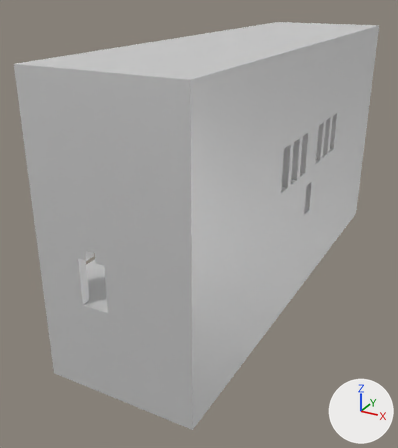
Before and after pictures for a commit that changed the COLLADA model Main Build/Art/3D/Challenge Room Past.dae.
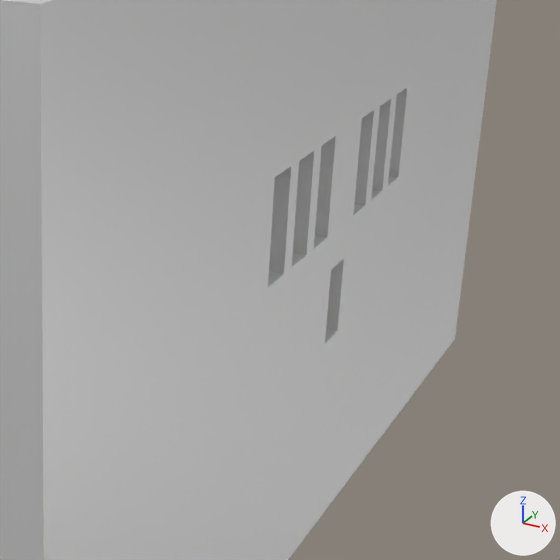
Old and new are each drawn whole from a 50 mm lens placed at (14.8, -32.2, 19.1), pointed at (-1.1, -3.3, 4.7) and again close up on the part from 44% to 100% of the width and 17% to 67% of the height. The axes (+X, +Y, +Z) are drawn at lower right. The lights are the same throughout.

Objects in the first close-up: 'Building.001'.
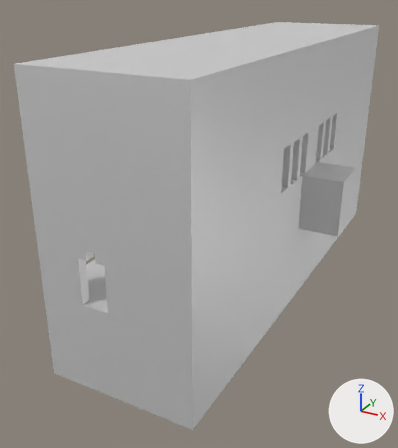
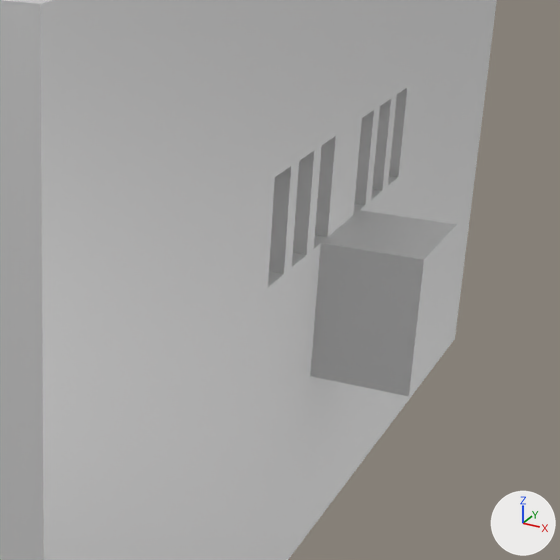
Commit message: Progress on Challenge Room

Where the change shows, as pixel boxes (x1, y1, x2, y2) in the close-ups (560 x 560 px):
'Side Office', added
    after: (310, 210, 457, 396)
part 1 of me_cube_001, cut back
    before: (318, 234, 352, 351)

The change, as a diff of the scene's bpy script:
```diff
--- a/Main Build/Art/3D/Challenge Room Past.dae.py
+++ b/Main Build/Art/3D/Challenge Room Past.dae.py
@@ me_cube_001 @@
 # used by ob_building_001; location = (0.0, 0.0, 0.0)
-me_cube_001.from_pydata(...)  # 10035 vertices, 19797 faces; spans x -3.5..5.0, y -15.0..15.0, z 0.0..16.0
+me_cube_001.from_pydata(...)  # 10052 vertices, 19835 faces; spans x -3.5..5.0, y -15.0..15.0, z 0.0..16.0
+# me_cube_001 part 1
+# 18 vertices are removed from x 4.5..5.0, y -0.5..0.5, z 6.0..7.5
+# 68 faces are deleted
+# 24 new faces join them, mat_tile_set_2 (white #e7e7e7)
 me_cube_001.materials.append(mat_tile_set_2_001)
@@ me_cube_002 @@
+me_cube_002.from_pydata(...)  # 288 vertices, 572 faces; spans x 5.0..7.5, y -1.5..1.5, z 5.0..8.5
+me_cube_002.materials.append(mat_tile_set_2)  # white #e7e7e7
@@ ob_side_office @@
+ob_side_office = bpy.data.objects.new('Side Office', me_cube_002)
+ob_side_office.location = (0.0, 0.0, 0.0)
```
